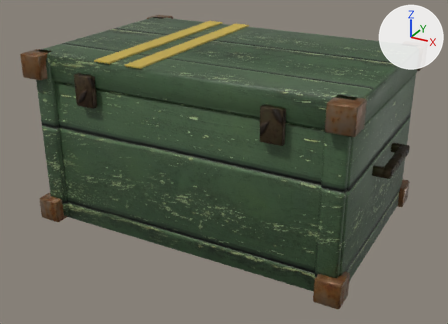
Two versions of the glTF model game/art3d/own/loot_crate_army.glb, one commit apart.
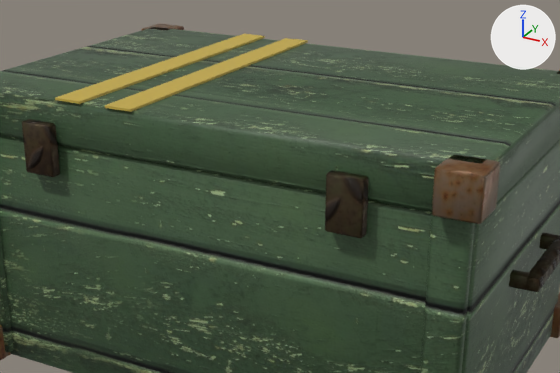
The first picture shows the older version from a camera (50 mm lens) standing at (0.837, -1.561, 0.938) and looking at (0.001, -0.041, 0.179). The close-ups show the older and then the newer version on the part from 14% to 90% of the width and 0% to 71% of the height of that picture. Only the edits that show in the close-ups are written down. Lighting does not change. The marker at upper right points along +X, +Y and +Z.
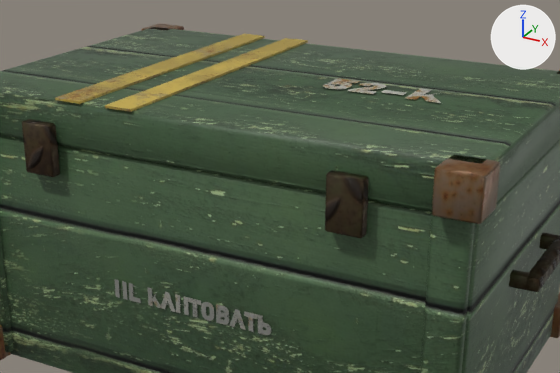
Boxes [x1, y1, x2, y2] around the edits, measured in the close-ups (560 x 373 px):
'box.021', surface changed
    both: [105, 38, 308, 112]
'box.020', surface changed
    both: [55, 34, 265, 104]
'stencil', added
    after: [114, 279, 271, 335]
'stencil.001', added
    after: [323, 78, 441, 103]

What changed in the scene script:
```text
Add img_worn_yellow_0_75_v1:
    img_worn_yellow_0_75_v1 = load_image('worn_yellow_0.75_v1', '_unpacked/worn_yellow_0.75_v1', 1024, 1024, 'sRGB')
Add img_worn_white_0_90_v1:
    img_worn_white_0_90_v1 = load_image('worn_white_0.90_v1', '_unpacked/worn_white_0.90_v1', 1024, 1024, 'sRGB')
Change mat_yellow:
    where n0 = _N.new('ShaderNodeBsdfPrincipled'); n0.name = 'Principled BSDF'
    remove n0.inputs[0].default_value = (0.55, 0.4, 0.06, 1.0)  # 'Base Color', yellow #c4aa45
    add n2 = _N.new('ShaderNodeTexImage'); n2.name = 'Image Texture'
    add n2.image = img_worn_yellow_0_75_v1
    add n3 = _N.new('ShaderNodeNormalMap'); n3.name = 'Normal Map'
    add n3.uv_map = 'UVMap'
    add n3.inputs[0].default_value = 0.5  # 'Strength'
    add n4 = _N.new('ShaderNodeTexImage'); n4.name = 'Image Texture.001'
    add n4.image = img_nor_001
    add _L.new(n2.outputs[0], n0.inputs[0])  # 'Color' to 'Base Color'
    add _L.new(n3.outputs[0], n0.inputs[5])  # 'Normal' to 'Normal'
    add _L.new(n4.outputs[0], n3.inputs[1])  # 'Color' to 'Color'
Add mat_white:
    mat_white = bpy.data.materials.new('white')
    # uses the picture img_nor_001
    # uses the picture img_worn_white_0_90_v1
Add me_stencil_001:
    me_stencil_001.from_pydata(...)  # 117 vertices, 116 faces; spans x 0.096..0.315, y -0.033..0.043, z 0.522
    me_stencil_001.materials.append(mat_white)
Add me_stencil:
    me_stencil.from_pydata(...)  # 281 vertices, 291 faces; spans x -0.152..0.153, y -0.303, z 0.186..0.219
    me_stencil.materials.append(mat_white)
Add ob_stencil_001:
    ob_stencil_001 = bpy.data.objects.new('stencil.001', me_stencil_001)
    ob_stencil_001.location = (0.0, 0.0, 0.0)
Add ob_stencil:
    ob_stencil = bpy.data.objects.new('stencil', me_stencil)
    ob_stencil.location = (0.0, 0.0, 0.0)
```
